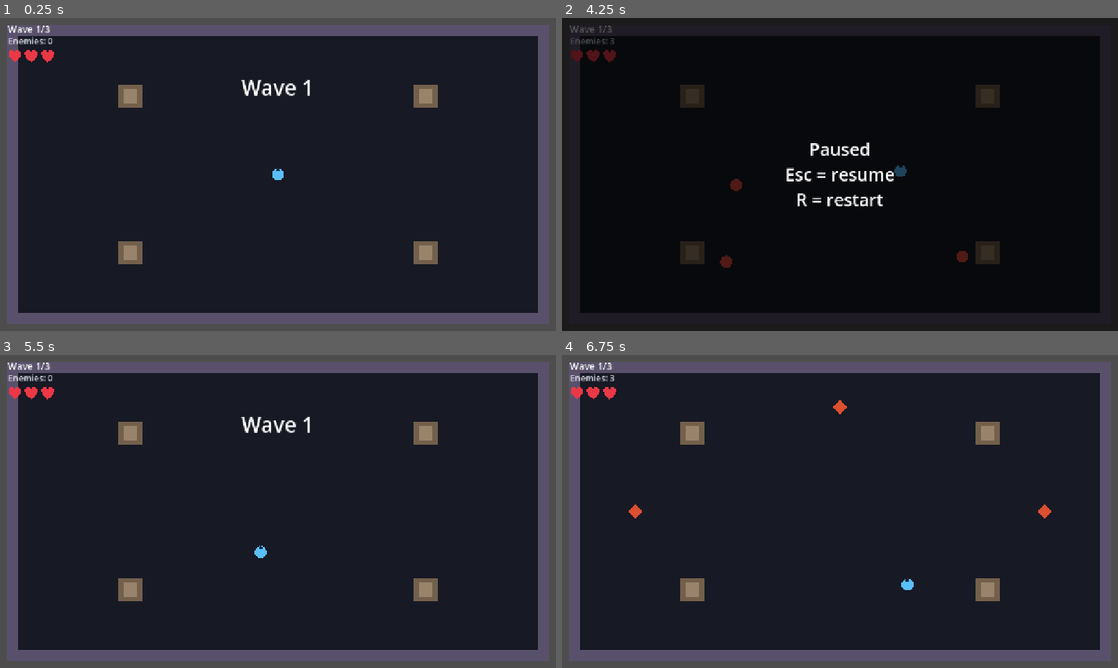
Above: before the commit, frames 1-4 (two rows, left to right).
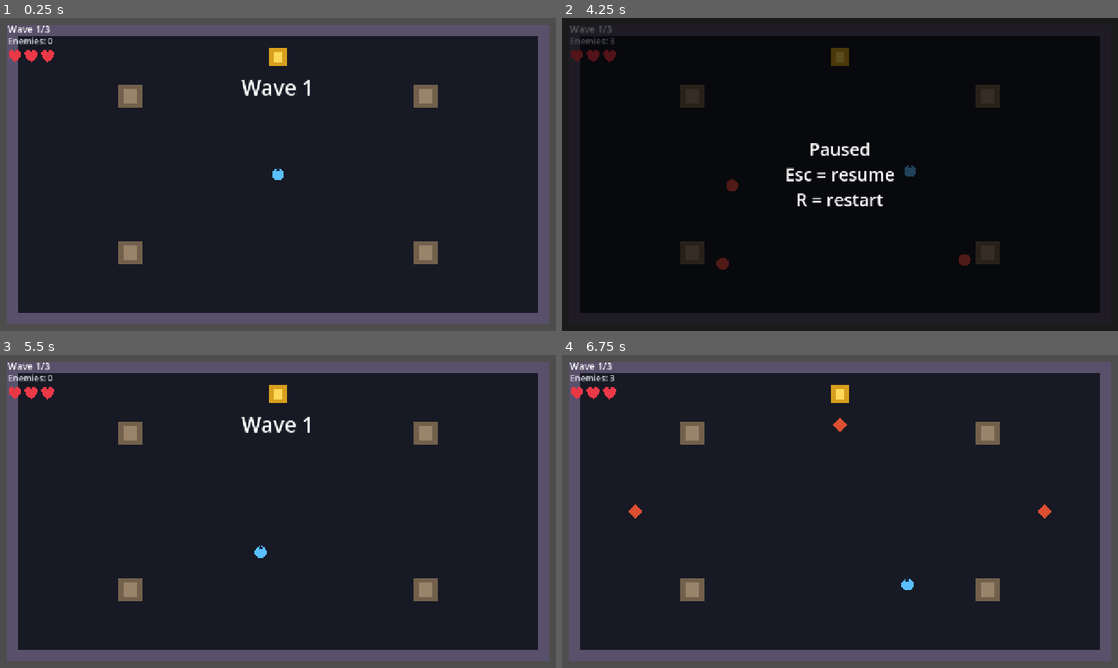
Above: after the commit, the same moments.

Repository: faidonlazos-crypto/borrowed-luck
Game: Godot game, scene res://scenes/main.tscn
Two runs of this game, one before a commit and one after it. Both use one fixed random seed, a clock stepped at 60 frames per second and the inputs below.
Inputs (mouse positions are in pixels of both pictures, inside the frame that each line leads up to):
- Up to frame 1 (0.25 s): no input
- Up to frame 2 (4.25 s): tap Enter at 0.5 s; move the mouse to (962, 158) at 0.52 s; hold D (move_right) 0.53-1.28 s; hold E (interact, bound only after the commit) 0.53-1.28 s; click (962, 158) at 0.67 s; tap 1 at 0.8, 1.35, 3.05, 3.6 s; move the mouse to (728, 190) at 1.27 s; hold S (move_down) 1.28-2.03 s; tap 2 at 1.55, 2.1, 3.8 s; move the mouse to (895, 105) at 2.02 s; hold D (move_right) 2.03-2.78 s; hold E (interact, bound only after the commit) 2.03-2.78 s; move the mouse to (812, 237) at 2.77 s; hold W (move_up) 2.78-3.53 s; tap E (interact, bound only after the commit) at 2.85 s; click (812, 237) at 2.92 s; move the mouse to (1006, 221) at 3.52 s; hold A (move_left) from 3.53 s (still down); tap Escape (pause) at 4.15 s
- Up to frame 3 (5.5 s): move the mouse to (111, 464) at 4.27 s; tap 2 at 4.35 s; tap E (interact, bound only after the commit) at 4.55 s; tap R (restart) at 4.9 s; move the mouse to (305, 511) at 5.02 s; release A (move_left) at 5.03 s; hold S (move_down) from 5.03 s (still down); hold E (interact, bound only after the commit) from 5.03 s (still down); click (305, 511) at 5.17 s; tap 1 at 5.3 s
- Up to frame 4 (6.75 s): move the mouse to (756, 433) at 5.77 s; release S (move_down) at 5.78 s; release E (interact, bound only after the commit) at 5.78 s; hold D (move_right) 5.78-6.53 s; tap 1 at 5.85 s; tap 2 at 6.05, 6.6 s; move the mouse to (962, 495) at 6.52 s; hold W (move_up) from 6.53 s (still down); hold E (interact, bound only after the commit) from 6.53 s (still down)

The runs differ from the first frame. In frame 1, 0.2% of the frame differs, in the area x 48-52%, y 9-16%; in frame 2, 0.5%, in the area x 27-74%, y 9-81%; in frame 3, 0.2%; in frame 4, 0.3%.

Commit message:
S2 machine UI + bot god mode + driver log-close fix (CHECK PASS)

Diff:
--- a/project.godot
+++ b/project.godot
@@ -74,6 +74,11 @@
 "events": [Object(InputEventKey,"resource_local_to_scene":false,"resource_name":"","device":-1,"window_id":0,"alt_press …(190 unchanged characters)…
 ]
 }
+interact={
+"deadzone": 0.5,
+"events": [Object(InputEventKey,"resource_local_to_scene":false,"resource_name":"","device":-1,"window_id":0,"alt_pressed":false,"shift_pressed":false,"ctrl_pressed":false,"meta_pressed":false,"pressed":false,"keycode":0,"physical_keycode":69,"key_label":0,"unicode":0,"location":0,"echo":false,"script":null)
+]
+}
 
 [layer_names]
 
--- a/scripts/enemy.gd
+++ b/scripts/enemy.gd
@@ -32,6 +32,7 @@
 
 
 func _ready() -> void:
+	process_mode = Node.PROCESS_MODE_PAUSABLE
 	add_to_group("enemies")
 	_apply_tuning()
 	_visual = Polygon2D.new()
--- a/scripts/hud.gd
+++ b/scripts/hud.gd
@@ -1,4 +1,6 @@
 class_name Hud extends CanvasLayer
+
+signal machine_choice(choice: int)
 
 var _wave_label: Label
 var _enemies_label: Label
@@ -7,6 +9,10 @@
 var _pause_overlay: Control
 var _game_over_overlay: Control
 var _victory_overlay: Control
+var _hint_label: Label
+var _machine_panel: Control
+var _ordinary_button: Button
+var _borrowed_button: Button
 
 var _heart_full: Array[Polygon2D] = []
 var _heart_empty: Array[Polygon2D] = []
@@ -27,6 +33,7 @@
 	add_child(_pause_overlay)
 	add_child(_game_over_overlay)
 	add_child(_victory_overlay)
+	_build_machine_panel()
 
 
 func set_health(current: int, maximum: int) -> void:
@@ -81,6 +88,28 @@
 		_victory_overlay.visible = true
 
 
+func set_machine_hint(text: String, greyed: bool) -> void:
+	if _hint_label == null:
+		return
+	_hint_label.text = text
+	_hint_label.visible = text != ""
+	_hint_label.add_theme_color_override("font_color", Color(0.55, 0.56, 0.62, 1.0) if greyed else Color(1.0, 0.85, 0.35, 1.0))
+
+
+func show_machine_panel(ordinary_text: String, borrowed_text: String, borrowed_enabled: bool) -> void:
+	if _machine_panel == null:
+		return
+	_ordinary_button.text = ordinary_text
+	_borrowed_button.text = borrowed_text + ("" if borrowed_enabled else "  (full health)")
+	_borrowed_button.disabled = not borrowed_enabled
+	_machine_panel.visible = true
+
+
+func hide_machine_panel() -> void:
+	if _machine_panel != null:
+		_machine_panel.visible = false
+
+
 func hide_overlays() -> void:
 	if _pause_overlay != null:
 		_pause_overlay.visible = false
@@ -116,6 +145,14 @@
 	_banner_label.add_theme_color_override("font_color", Color(1.0, 1.0, 1.0, 1.0))
 	_banner_label.visible = false
 	add_child(_banner_label)
+
+	_hint_label = Label.new()
+	_hint_label.position = Vector2(390.0, 648.0)
+	_hint_label.size = Vector2(500.0, 30.0)
+	_hint_label.horizontal_alignment = HORIZONTAL_ALIGNMENT_CENTER
+	_hint_label.add_theme_font_size_override("font_size", 22)
+	_hint_label.visible = false
+	add_child(_hint_label)
 
 	_hearts_root = Node2D.new()
 	_hearts_root.position = Vector2(0.0, 0.0)
@@ -192,6 +229,43 @@
 	])
 
 
+func _build_machine_panel() -> void:
+	_machine_panel = Control.new()
+	_machine_panel.set_anchors_preset(Control.PRESET_FULL_RECT)
+	_machine_panel.process_mode = Node.PROCESS_MODE_ALWAYS
+	_machine_panel.visible = false
+	var dim := ColorRect.new()
+	dim.color = Color(0.0, 0.0, 0.0, 0.72)
+	dim.set_anchors_preset(Control.PRESET_FULL_RECT)
+	_machine_panel.add_child(dim)
+	var center := CenterContainer.new()
+	center.set_anchors_preset(Control.PRESET_FULL_RECT)
+	_machine_panel.add_child(center)
+	var box := VBoxContainer.new()
+	box.add_theme_constant_override("separation", 12)
+	center.add_child(box)
+	var title := Label.new()
+	title.text = "Luck machine"
+	title.horizontal_alignment = HORIZONTAL_ALIGNMENT_CENTER
+	title.add_theme_font_size_override("font_size", 32)
+	title.add_theme_color_override("font_color", Color(1.0, 0.85, 0.35, 1.0))
+	box.add_child(title)
+	_ordinary_button = _make_choice_button(box, 1)
+	_borrowed_button = _make_choice_button(box, 2)
+	var cancel_button := _make_choice_button(box, 0)
+	cancel_button.text = "Esc — Cancel"
+	add_child(_machine_panel)
+
+
+func _make_choice_button(parent: Container, choice: int) -> Button:
+	var button := Button.new()
+	button.custom_minimum_size = Vector2(980.0, 46.0)
+	button.add_theme_font_size_override("font_size", 17)
+	button.pressed.connect(func() -> void: machine_choice.emit(choice))
+	parent.add_child(button)
+	return button
+
+
 func _make_overlay(title: String, subtitle: String) -> Control:
 	var overlay := Control.new()
 	overlay.set_anchors_preset(Control.PRESET_FULL_RECT)
--- a/scripts/logic/luck_rules.gd
+++ b/scripts/logic/luck_rules.gd
@@ -67,6 +67,11 @@
 	return _blocked_reason(state) == ""
 
 
+## Public reason a use is blocked ("" when usable), for HUD hint text.
+func blocked_reason(state: RunState) -> String:
+	return _blocked_reason(state)
+
+
 func _blocked_reason(state: RunState) -> String:
 	if state == null:
 		return "no_state"
--- a/scripts/main.gd
+++ b/scripts/main.gd
@@ -8,9 +8,13 @@
 
 const PLAYER_START: Vector2 = Vector2(640.0, 360.0)
 const MIN_SPAWN_DISTANCE: float = 200.0
+const MACHINE_RANGE: float = 70.0
 
 var _tuning: Tuning
 var _run_state: RunState
+var _luck: LuckRules
+var _panel_open: bool = false
+var _borrow_available: bool = false
 var _room: Room
 var _player: Player
 var _hud: Hud
@@ -21,6 +25,7 @@
 var _spawn_bag: Array[Vector2] = []
 
 var _is_paused: bool = false
+var _debug_god: bool = false  # playtest only: bot_full proves progression, not survival
 var _banner_active: bool = false
 var _banner_timer: float = 0.0
 var _next_wave: int = 1
@@ -37,6 +42,7 @@
 
 	_run_state = RunState.new()
 	_run_state.reset(_tuning)
+	_luck = LuckRules.new(_tuning)
 
 	_room = RoomScene.instantiate() as Room
 	add_child(_room)
@@ -51,6 +57,7 @@
 
 	_hud = HudScene.instantiate() as Hud
 	add_child(_hud)
+	_hud.machine_choice.connect(_on_machine_choice)
 
 	_start_run()
 
@@ -58,8 +65,24 @@
 func _input(event: InputEvent) -> void:
 	if event.is_action_pressed("restart"):
 		restart_run()
-	elif event.is_action_pressed("pause"):
+		return
+	if _panel_open:
+		# Esc (pause action) closes only the panel; it must not also
+		# toggle the pause menu on the same press.
+		if event.is_action_pressed("pause"):
+			_close_machine_panel()
+			get_viewport().set_input_as_handled()
+		elif event is InputEventKey and event.pressed and not event.echo:
+			var key := (event as InputEventKey).keycode
+			if key == KEY_1 or key == KEY_KP_1:
+				_on_machine_choice(1)
+			elif key == KEY_2 or key == KEY_KP_2:
+				_on_machine_choice(2)
+		return
+	if event.is_action_pressed("pause"):
 		_toggle_pause()
+	elif event.is_action_pressed("interact"):
+		_try_open_machine()
 
 
 func _process(delta: float) -> void:
@@ -69,6 +92,7 @@
 		return
 
 	_run_state.tick(delta)
+	_update_machine_hint()
 
 	if _banner_active:
 		_banner_timer -= delta
@@ -101,6 +125,20 @@
 
 func get_run_state() -> RunState:
 	return _run_state
+
+
+func get_debug_state() -> Dictionary:
+	var usable := false
+	if _luck != null and _run_state != null:
+		usable = _luck.can_use(_run_state)
+	return {"panel_open": _panel_open, "machine_usable": usable}
+
+
+func debug_open_machine() -> void:
+	if _player != null and _room != null:
+		_player.global_position = _room.get_machine_position() + Vector2(0.0, 60.0)
+		_player.velocity = Vector2.ZERO
+	_open_machine_panel()
 
 
 func debug_kill_all_enemies() -> void:
@@ -122,6 +160,10 @@
 		_hud.set_enemies(_run_state.enemies_remaining)
 
 
+func debug_set_god(on: bool) -> void:
+	_debug_god = on
+
+
 func debug_set_health(value: int) -> void:
 	if _run_state == null:
 		return
@@ -137,12 +179,16 @@
 func _start_run() -> void:
 	_clear_enemies_and_projectiles()
 	_run_state.reset(_tuning)
+	_panel_open = false
+	if _luck != null:
+		_luck.reset()
 	if _player != null:
 		_player.set_physics_process(true)
 		_player.run_state = _run_state
 		_player.reset_for_run(PLAYER_START)
 	if _hud != null:
 		_hud.hide_overlays()
+		_hud.hide_machine_panel()
 		_hud.set_pause_visible(false)
 		_hud.set_health(_run_state.health, _run_state.max_health)
 		_hud.set_wave(1, _run_state.get_total_waves())
@@ -265,7 +311,7 @@
 
 
 func _on_player_damage_requested(amount: int) -> void:
-	if _run_state == null:
+	if _run_state == null or _debug_god:
 		return
 	var applied := _run_state.damage(amount)
 	if not applied:
@@ -274,6 +320,90 @@
 		_hud.set_health(_run_state.health, _run_state.max_health)
 	if _run_state.status == RunState.Status.LOST:
 		_handle_game_over()
+
+
+func _update_machine_hint() -> void:
+	if _hud == null or _player == null or _room == null or _luck == null or _run_state == null:
+		return
+	if _panel_open or _player.global_position.distance_to(_room.get_machine_position()) > MACHINE_RANGE:
+		_hud.set_machine_hint("", false)
+		return
+	if _luck.can_use(_run_state):
+		_hud.set_machine_hint("E — luck machine", false)
+	else:
+		_hud.set_machine_hint(_machine_reason_text(), true)
+
+
+func _machine_reason_text() -> String:
+	match _luck.blocked_reason(_run_state):
+		"already_used":
+			return "Machine: used this wave"
+		"wave_not_eligible":
+			return "Machine: closed in wave %d" % _run_state.current_wave
+		_:
+			return "Machine: not now"
+
+
+func _try_open_machine() -> void:
+	if get_tree().paused or _luck == null or _run_state == null or not _luck.can_use(_run_state):
+		return
+	if _player == null or _room == null:
+		return
+	if _player.global_position.distance_to(_room.get_machine_position()) > MACHINE_RANGE:
+		return
+	_open_machine_panel()
+
+
+func _open_machine_panel() -> void:
+	if _hud == null or _run_state == null or _tuning == null:
+		return
+	_panel_open = true
+	_borrow_available = _run_state.health < _run_state.max_health
+	get_tree().paused = true
+	_hud.set_machine_hint("", false)
+	_hud.show_machine_panel(_ordinary_text(), _borrowed_text(), _borrow_available)
+
+
+func _close_machine_panel() -> void:
+	_panel_open = false
+	if _hud != null:
+		_hud.hide_machine_panel()
+		_hud.set_pause_visible(false)
+	_is_paused = false
+	get_tree().paused = false
+
+
+func _on_machine_choice(choice: int) -> void:
+	if not _panel_open:
+		return
+	if choice == 2 and not _borrow_available:
+		return
+	# S2: choices only close + log; effects land in S3. Cancel (0) never spends.
+	if choice == 1 or choice == 2:
+		print("choice %d" % choice)
+	_close_machine_panel()
+
+
+func _ordinary_text() -> String:
+	var heal_pct := int(round(_tuning.ordinary_heal_chance * 100.0))
+	var faster_pct := int(round((1.0 - _tuning.fast_hands_mult) * 100.0))
+	return "1  Ordinary luck — %d%%: +%s · %d%%: Fast hands (shoot %d%% faster this wave). No debt." % [
+		heal_pct, _hearts_text(_tuning.ordinary_heal), 100 - heal_pct, faster_pct]
+
+
+func _borrowed_text() -> String:
+	return "2  Borrowed luck — +%s now. Next wave: +%d enemies." % [
+		_hearts_text(_tuning.borrow_heal), _tuning.borrow_debt]
+
+
+## Tuning health units are half-hearts: 1 -> "½ heart", 2 -> "1 heart".
+func _hearts_text(half_hearts: int) -> String:
+	var halves := maxi(0, half_hearts)
+	if halves == 1:
+		return "½ heart"
+	if halves % 2 == 1:
+		return "%d½ hearts" % (halves / 2)
+	return "%d heart%s" % [halves / 2, "" if halves == 2 else "s"]
 
 
 func _toggle_pause() -> void:
--- a/scripts/player.gd
+++ b/scripts/player.gd
@@ -13,6 +13,7 @@
 
 
 func _ready() -> void:
+	process_mode = Node.PROCESS_MODE_PAUSABLE
 	add_to_group("player")
 	if tuning == null:
 		tuning = Tuning.new()
--- a/scripts/projectile.gd
+++ b/scripts/projectile.gd
@@ -20,6 +20,7 @@
 
 
 func _ready() -> void:
+	process_mode = Node.PROCESS_MODE_PAUSABLE
 	body_entered.connect(_on_body_entered)
 
 
--- a/scripts/room.gd
+++ b/scripts/room.gd
@@ -2,6 +2,8 @@
 
 const PLAY_MIN: Vector2 = Vector2(40.0, 40.0)
 const PLAY_SIZE: Vector2 = Vector2(1200.0, 640.0)
+const MACHINE_POS: Vector2 = Vector2(640.0, 90.0)
+const MACHINE_SIZE: Vector2 = Vector2(40.0, 40.0)
 
 var _spawn_markers: Array[Marker2D] = []
 var _rock_rects: Array[Rect2] = []
@@ -14,6 +16,7 @@
 	_build_floor()
 	_build_walls()
 	_build_rocks()
+	_build_machine()
 	_build_spawn_points()
 	_build_grid()
 
@@ -86,6 +89,10 @@
 	return Rect2(PLAY_MIN, PLAY_SIZE)
 
 
+func get_machine_position() -> Vector2:
+	return MACHINE_POS
+
+
 func _build_floor() -> void:
 	var floor_rect := ColorRect.new()
 	floor_rect.name = "Floor"
@@ -110,13 +117,19 @@
 	_add_rock(Vector2(980.0, 540.0), Vector2(56.0, 56.0))
 
 
+func _build_machine() -> void:
+	# Gold luck-machine placeholder: a rock-like obstacle (layer 1, in
+	# _rock_rects) so physics and the A* grid route around it.
+	_add_rock(MACHINE_POS, MACHINE_SIZE, Color(0.85, 0.62, 0.12, 1.0), Color(1.0, 0.85, 0.35, 1.0))
+
+
 func _build_spawn_points() -> void:
 	var positions: Array[Vector2] = [
 		Vector2(150.0, 130.0),
 		Vector2(1130.0, 130.0),
 		Vector2(150.0, 590.0),
 		Vector2(1130.0, 590.0),
-		Vector2(640.0, 120.0),
+		Vector2(640.0, 160.0),
 		Vector2(640.0, 600.0),
 		Vector2(170.0, 360.0),
 		Vector2(1110.0, 360.0),
@@ -148,7 +161,7 @@
 	add_child(body)
 
 
-func _add_rock(center: Vector2, size: Vector2) -> void:
+func _add_rock(center: Vector2, size: Vector2, body_color: Color = Color(0.45, 0.38, 0.30, 1.0), highlight_color: Color = Color(0.60, 0.52, 0.42, 1.0)) -> void:
 	_rock_rects.append(Rect2(center - size * 0.5, size))
 	var body := StaticBody2D.new()
 	body.collision_layer = 1
@@ -162,12 +175,12 @@
 	body.add_child(shape_node)
 
 	var visual := Polygon2D.new()
-	visual.color = Color(0.45, 0.38, 0.30, 1.0)
+	visual.color = body_color
 	visual.polygon = _rect_points(size)
 	body.add_child(visual)
 
 	var highlight := Polygon2D.new()
-	highlight.color = Color(0.60, 0.52, 0.42, 1.0)
+	highlight.color = highlight_color
 	highlight.polygon = _rect_points(size * 0.55)
 	body.add_child(highlight)
 
--- a/tests/playtest_driver.gd
+++ b/tests/playtest_driver.gd
@@ -127,8 +127,10 @@
 		_write_state("shot:" + String(step["shot"]))
 	if step.get("quit", false):
 		_write_state("quit")
+		_active = false
 		if _log != null:
 			_log.close()
+			_log = null
 		print("PLAYTEST done")
 		get_tree().quit(0)
 
--- a/tools/playtests/bot_full.json
+++ b/tools/playtests/bot_full.json
@@ -1 +1 @@
-{"log_every":0.25,"quit_on_end":true,"steps":[{"at":0.1,"bot":true},{"at":3,"shot":"a_wave1"},{"at":15,"shot":"b_mid"},{"at":28,"shot":"c_late"},{"at":120,"quit":true}]}
+{"log_every":0.25,"quit_on_end":true,"steps":[{"at":0.1,"bot":true},{"at":0.2,"call":"debug_set_god","args":[true]},{"at":3,"shot":"a_wave1"},{"at":15,"shot":"b_mid"},{"at":28,"shot":"c_late"},{"at":120,"quit":true}]}
--- /dev/null
+++ b/tools/playtests/machine_ui.json
@@ -0,0 +1 @@
+{"log_every":0.25,"quit_on_end":true,"steps":[{"at":2.5,"shot":"a_room"},{"at":3.0,"call":"debug_open_machine"},{"at":3.3,"shot":"b_panel"},{"at":3.6,"expect":{"panel_open":true,"paused":true}},{"at":3.9,"tap":"pause"},{"at":4.3,"expect":{"panel_open":false,"paused":false,"machine_usable":true}},{"at":4.6,"quit":true}]}
Not shown, changed: tools/check.sh
